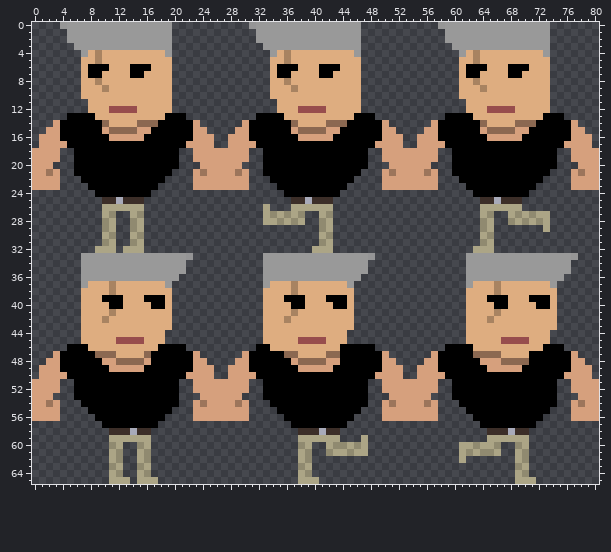
Sprite sheet, stored at assets/sprites/player.png. Above, as it was before the edit.
The file is 81x66 pixels. Pixels under 10% opacity are left out. Colours within 5 levels of each other are drawn and written as one.
Once edited:
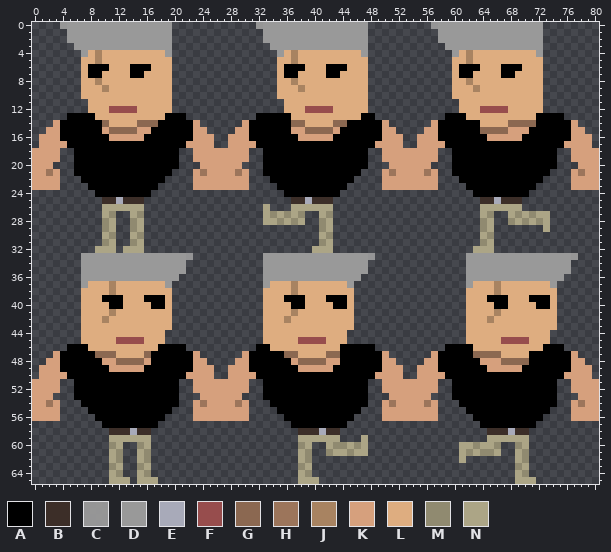
Palette (. is transparent): A #000000  B #3c2e28  C #999999f5  D #999999  E #a8aab9  F #974d4d  G #8b6851  H #9c755b  J #a88361  K #d6a07d  L #dead80  M #908a70  N #aca586
Change:
@@ x 29..75 @@
- 0 ..CDDDDDDDDDDDDDDD...........CDDDDDDDDDDDDDDD..
- 1 ...DDDDDDDDDDDDDDD............DDDDDDDDDDDDDDD..
- 2 ...DDDDDDDDDDDDDDD............DDDDDDDDDDDDDDD..
- 3 ....DDDDDDDDDDDDDD.............DDDDDDDDDDDDDD..
- 4 .....DLJLLLLLLLLLD..............DLJLLLLLLLLLD..
- 5 .....LLJLLLLLLLLLL..............LLJLLLLLLLLLL..
- 6 .....LAAALLLAAALLL..............LAAALLLAAALLL..
- 7 .....LAALLLLAALLLL..............LAALLLLAALLLL..
- 8 .....LLJLLLLLLLLLL..............LLJLLLLLLLLLL..
- 9 .....LLLJLLLLLLLLL..............LLLJLLLLLLLLL..
-10 .....LLLLLLLLLLLLL..............LLLLLLLLLLLLL..
-11 ......LLLLLLLLLLLL...............LLLLLLLLLLLL..
-12 ......LLLFFFFLLLLL...............LLLFFFFLLLLL..
-13 ...AAAALLLLLLLLLLAAA..........AAAALLLLLLLLLLAAA
-14 .KAAAAAAGLLLLGGGAAAAAK......KAAAAAAGLLLLGGGAAAA
-15 KKAAAAAAKGGGGKKAAAAAAKK....KKAAAAAAKGGGGKKAAAAA
+ 0 ...CDDDDDDDDDDDDDDD.........CDDDDDDDDDDDDDDD...
+ 1 ....DDDDDDDDDDDDDDD..........DDDDDDDDDDDDDDD...
+ 2 ....DDDDDDDDDDDDDDD..........DDDDDDDDDDDDDDD...
+ 3 .....DDDDDDDDDDDDDD...........DDDDDDDDDDDDDD...
+ 4 ......DLJLLLLLLLLLD............DLJLLLLLLLLLD...
+ 5 ......LLJLLLLLLLLLL............LLJLLLLLLLLLL...
+ 6 ......LAAALLLAAALLL............LAAALLLAAALLL...
+ 7 ......LAALLLLAALLLL............LAALLLLAALLLL...
+ 8 ......LLJLLLLLLLLLL............LLJLLLLLLLLLL...
+ 9 ......LLLJLLLLLLLLL............LLLJLLLLLLLLL...
+10 ......LLLLLLLLLLLLL............LLLLLLLLLLLLL...
+11 .......LLLLLLLLLLLL.............LLLLLLLLLLLL...
+12 .......LLLFFFFLLLLL.............LLLFFFFLLLLL...
+13 ...AAAAALLLLLLLLLLAA..........AAALLLLLLLLLLAAAA
+14 .KAAAAAAGGLLLLGGAAAAAK......KAAAAAALLLLGGGGAAAA
+15 KKAAAAAAKKGGGGKAAAAAAKK....KKAAAAAAGGGGKKKAAAAA
 16 KKAAAAAAAKKKKKAAAAAAAKKK..KKKAAAAAAAKKKKKAAAAAA
Where, in picture pixels (left, top, right, bottom), the same in both pictures:
changed: (249, 22, 368, 134)
changed: (431, 22, 550, 134)
